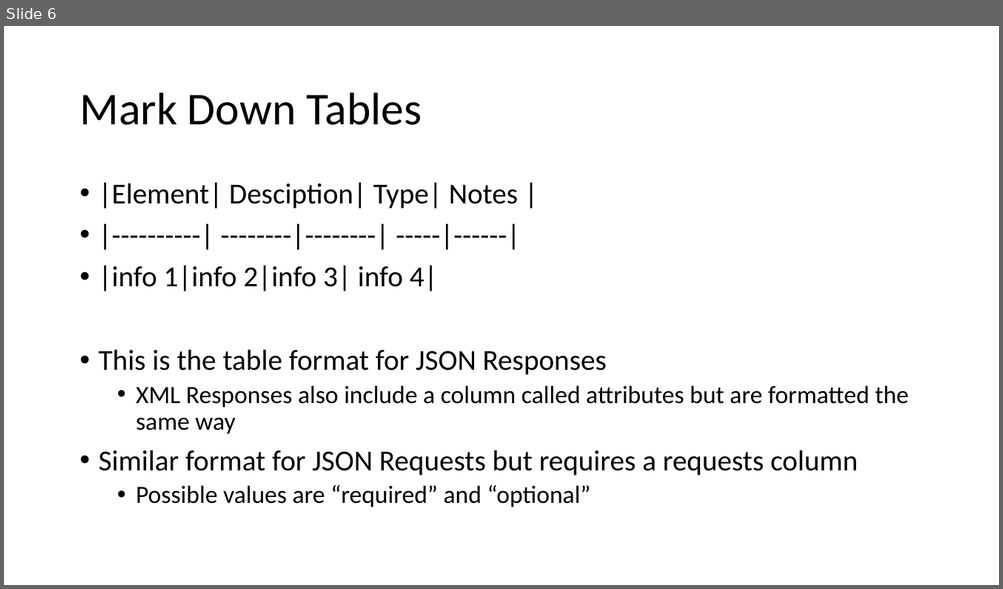
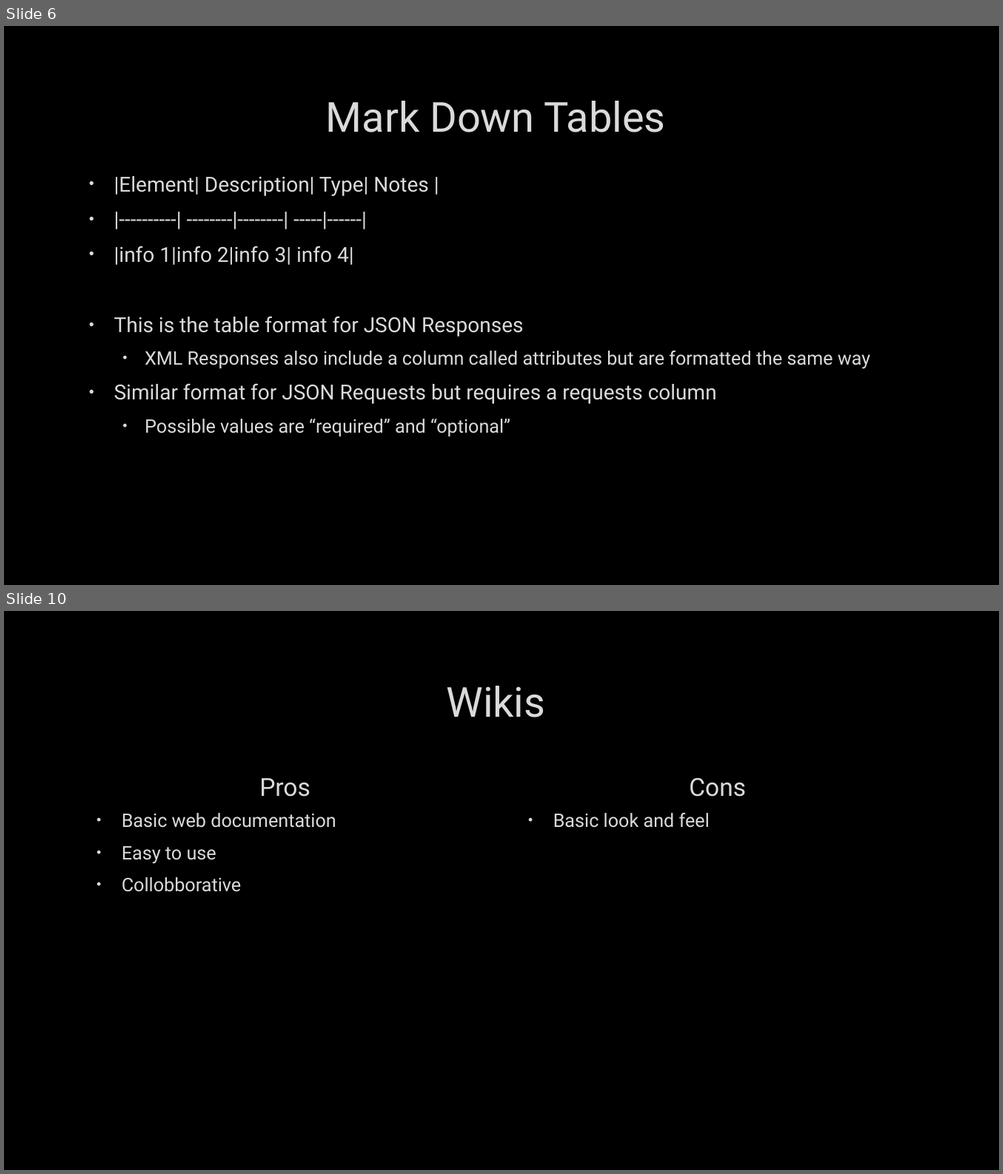
Before and after one commit to HyderickCSarrell/CS488_APIDOCPRESENTATION, a slide deck: APIDocPresentation.pptx. Shown one above the other, each under a label of ours: slide 6 before the commit, slides 6 and 10 after it; the slides between them are not shown. The pictures are 1003x589 and 1003x1174 pixels, drawn with LibreOffice and Linux fonts; fonts in the diff are those of the drawing; background and template pictures are left out. Boxes give left, top, right and bottom in pixels: in the first picture for what was removed or moved away, otherwise in the second. Text is boxed around its words. In the diff, an @@ line names an element or a change of style, - is before the commit and + after.

```diff
--- a/APIDocPresentation.pptx
+++ b/APIDocPresentation.pptx
@@ slide 10 added at box(4, 611, 999, 1170), background picture (left out) @@
@@ title added at box(446, 686, 545, 718), 40 pt, text #DADADA @@
+Wikis
@@ text added at box(259, 778, 310, 797), 24 pt, text #DADADA @@
+Pros
@@ text added at box(688, 778, 745, 797), 24 pt, text #DADADA @@
+Cons
@@ text added at box(122, 813, 336, 892), 18 pt, text #DADADA @@
+• Basic web documentation
+• Easy to use
+• Collobborative
@@ text added at box(553, 813, 709, 828), 18 pt, text #DADADA @@
+• Basic look and feel
@@ slide 6 changed as well @@
@@ background #FFFFFF to picture (left out) @@
@@ title "Mark Down Tables": place and size @@
-title "Mark Down Tables" at box(79, 93, 421, 125)
+title "Mark Down Tables" at box(326, 101, 666, 133)
@@ title "Mark Down Tables" at box(326, 101, 666, 133): size 44 to 40 pt, font Calibri to Roboto, text colour #000000 to #DADADA, letter outline none to #404040 0.75 pt; alignment left to centre; line spacing 0.9 to 1 @@
@@ text "|Element| Description| Type| Notes |": place and size @@
-text "|Element| Description| Type| Notes |" at box(99, 182, 909, 508)
+text "|Element| Description| Type| Notes |" at box(114, 176, 870, 437)
@@ text at box(114, 176, 428, 196): text changed; size 28 to 20 pt; font Calibri to Roboto; text colour #000000 to #DADADA @@
-• |Element| Desciption| Type| Notes |
+• |Element| Description| Type| Notes |
@@ text at box(114, 246, 870, 437): size 28 to 20 pt in "|----------| --------|--------| -----|------|", "|info 1|info 2|info 3| info 4|", "This is the table format for JSON ...", "Similar format for JSON Requests but requires ..."; font Calibri to Roboto, text colour #000000 to #DADADA, letter outline none to #404040 0.75 pt in "|----------| --------|--------| -----|------|", "|info 1|info 2|info 3| info 4|", "This is the table format for JSON ...", "XML Responses also include a column called ..." and 2 more places; size 24 to 18 pt in "XML Responses also include a column called ...", "Possible values are “required” and “optional”"; indent changed; line spacing 0.9 to 1; more space between paragraphs @@
```
Also in this commit, not shown: 6 other slides changed, 5 other slides added.
